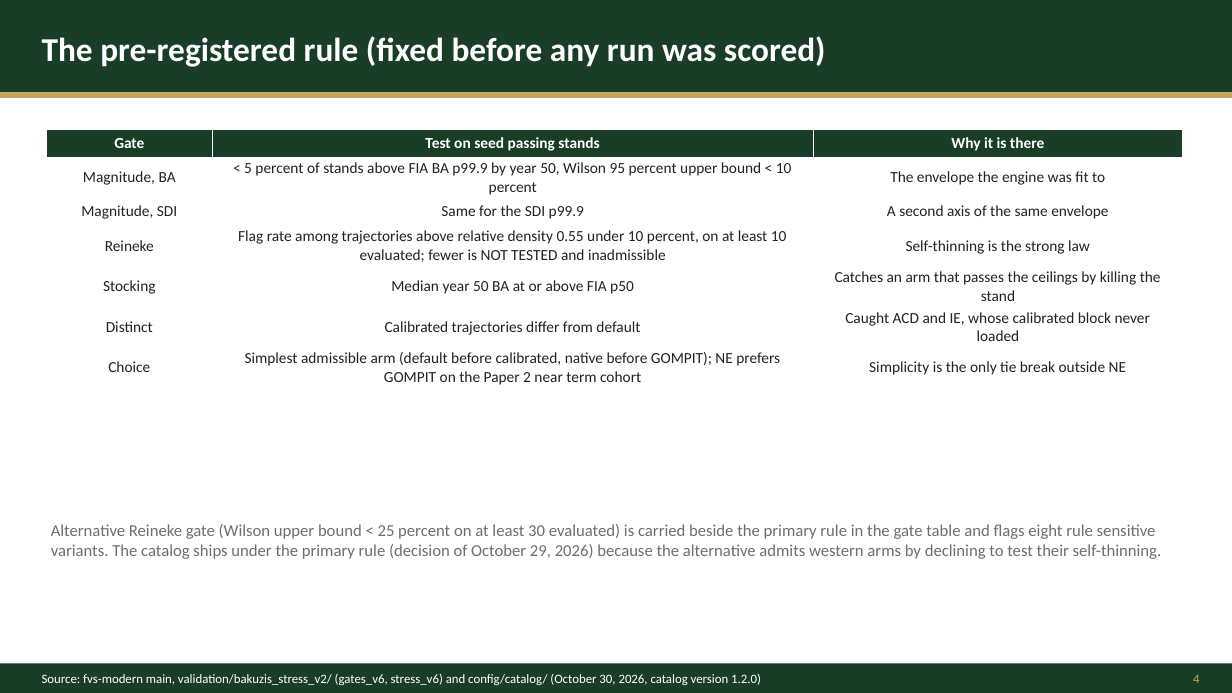
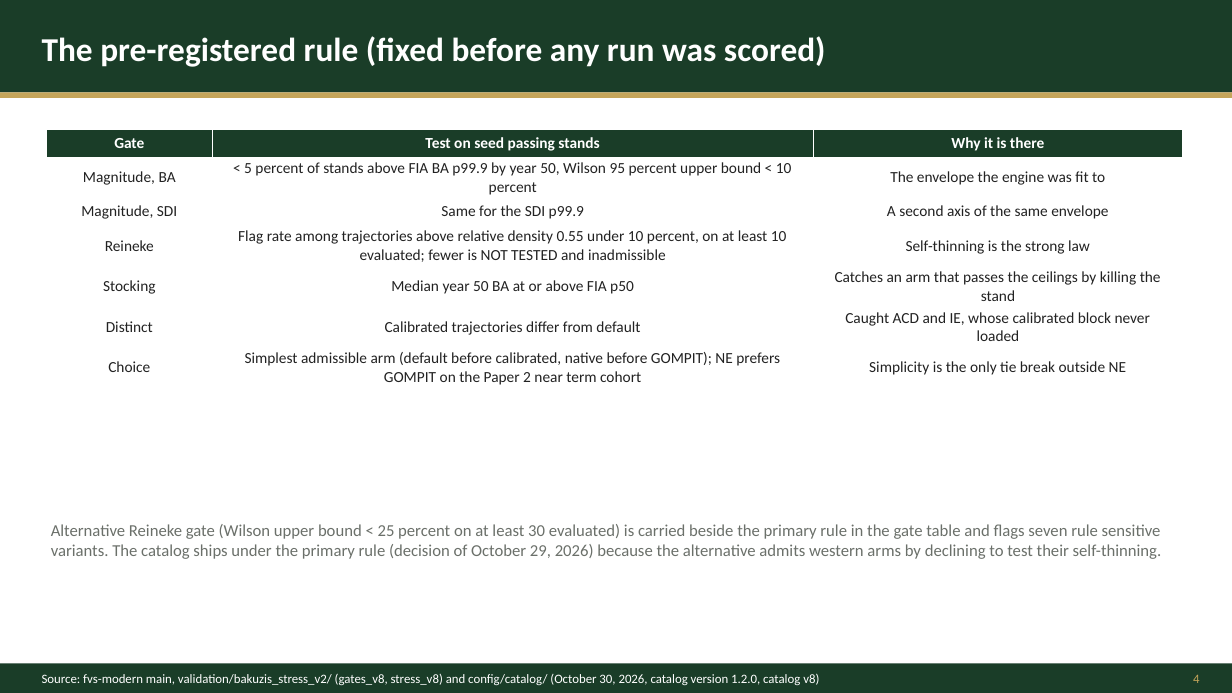
Before and after one commit to advanced-forestry-systems/fvs-modern, a slide deck: slide 4 of validation/bakuzis_stress_v2/release_20261030/deck/2026-10-29_fvs-modern-catalog-deck_DRAFT.pptx. Drawn at 1232x693 pixels with LibreOffice and Linux fonts; fonts in the diff are those of the drawing. Boxes give left, top, right and bottom in pixels: in the first picture for what was removed or moved away, otherwise in the second. Text is boxed around its words. In the diff, an @@ line names an element or a change of style, - is before the commit and + after.

```diff
--- a/validation/bakuzis_stress_v2/release_20261030/deck/2026-10-29_fvs-modern-catalog-deck_DRAFT.pptx
+++ b/validation/bakuzis_stress_v2/release_20261030/deck/2026-10-29_fvs-modern-catalog-deck_DRAFT.pptx
@@ text at (51,524,1162,559): text changed @@
-Alternative Reineke gate (Wilson upper bound < 25 percent on at least 30 evaluated) is carried beside the primary rule in the gate table and flags eight rule sensitive variants. The catalog ships under the primary rule (decision of October 29, 2026) because the alternative admits western arms by declining to test their self-thinning.
+Alternative Reineke gate (Wilson upper bound < 25 percent on at least 30 evaluated) is carried beside the primary rule in the gate table and flags seven rule sensitive variants. The catalog ships under the primary rule (decision of October 29, 2026) because the alternative admits western arms by declining to test their self-thinning.
@@ text at (42,674,819,685): text changed @@
-Source: fvs-modern main, validation/bakuzis_stress_v2/ (gates_v6, stress_v6) and config/catalog/ (October 30, 2026, catalog version 1.2.0)
+Source: fvs-modern main, validation/bakuzis_stress_v2/ (gates_v8, stress_v8) and config/catalog/ (October 30, 2026, catalog version 1.2.0, catalog v8)
```
Also in this commit, not shown: 12 other slides changed, 36 other files.
